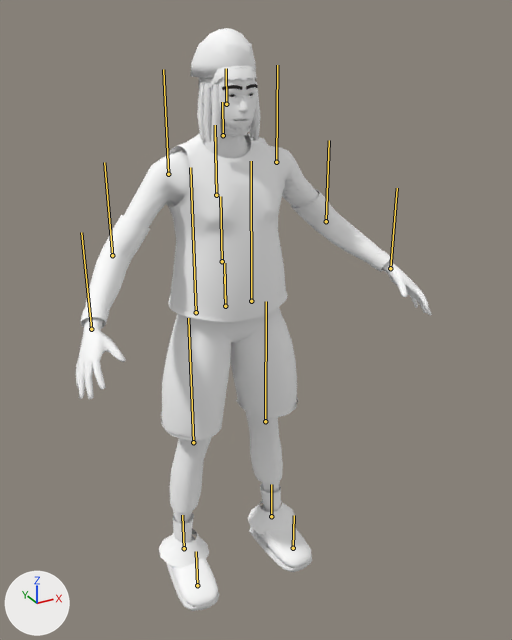
Before and after pictures for a commit that changed the glTF model hoopsim/spatial/assets/player_light.glb.
Rendered twice from a 50 mm lens placed at (-3.42, -6.98, 6.91), pointed at (0.55, 0.23, 3.31). The lights are fixed; the arrows at lower left show +X, +Y and +Z. The first picture is the older version. The bones that bend it are drawn over the model as lines.

Objects in the first picture: 'Body'.
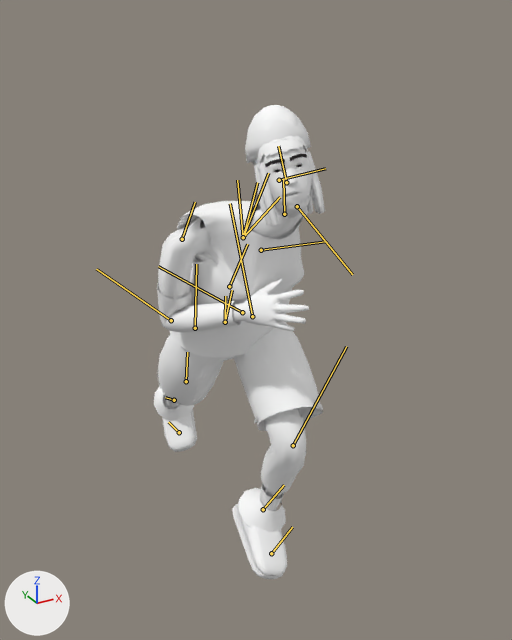
The newer file adds an action. The first version stands in its rest pose; the second is drawn at frame 0 of the action 'burst'.

The change in detail:
Bone 'Hips' (bone_hips) moves from (0.0, 0.0, 0.0) to (0.0, -0.22, -0.02).
Bone 'Hips' (bone_hips) turns from (0, 0, 0) to (10, -6, 2) degrees about its own x, y and z.
Bone 'LeftUpLeg' (bone_leftupleg) turns from (0, 0, 0) to (-60, -6, -6) degrees about its own x, y and z.
Bone 'LeftLeg' (bone_leftleg) turns from (0, 0, 0) to (75, 5, 3) degrees about its own x, y and z.
Bone 'LeftFoot' (bone_leftfoot) turns from (0, 0, 0) to (-3, -3, -14) degrees about its own x, y and z.
Bone 'LeftToeBase' (bone_lefttoebase) turns from (0, 0, 0) to (-4, -8, 0) degrees about its own x, y and z.
Bone 'RightUpLeg' (bone_rightupleg) turns from (0, 0, 0) to (32, -6, 8) degrees about its own x, y and z.
Bone 'RightLeg' (bone_rightleg) turns from (0, 0, 0) to (5, 0, 1) degrees about its own x, y and z.
Bone 'RightFoot' (bone_rightfoot) turns from (0, 0, 0) to (3, -6, 14) degrees about its own x, y and z.
Bone 'RightToeBase' (bone_righttoebase) turns from (0, 0, 0) to (-17, 13, -2) degrees about its own x, y and z.
Bone 'LowerBack' (bone_lowerback) turns from (0, 0, 0) to (14, 5, -1) degrees about its own x, y and z.
Bone 'Spine' (bone_spine) turns from (0, 0, 0) to (10, 6, -1) degrees about its own x, y and z.
Bone 'Spine1' (bone_spine1) turns from (0, 0, 0) to (-6, 4, 1) degrees about its own x, y and z.
Bone 'Neck' (bone_neck) turns from (0, 0, 0) to (15, -11, -18) degrees about its own x, y and z.
Bone 'Neck1' (bone_neck1) turns from (0, 0, 0) to (-41, -5, 26) degrees about its own x, y and z.
Bone 'Head' (bone_head) turns from (0, 0, 0) to (-14, -6, 10) degrees about its own x, y and z.
Bone 'LeftShoulder' (bone_leftshoulder) turns from (0, 0, 0) to (-9, 19, -20) degrees about its own x, y and z.
Bone 'LeftArm' (bone_leftarm) turns from (0, 0, 0) to (109, -10, -25) degrees about its own x, y and z.
Bone 'LeftForeArm' (bone_leftforearm) turns from (0, 0, 0) to (-34, 4, 40) degrees about its own x, y and z.
Bone 'LeftHand' (bone_lefthand) turns from (0, 0, 0) to (-18, 18, -25) degrees about its own x, y and z.
Bone 'RightShoulder' (bone_rightshoulder) turns from (0, 0, 0) to (-10, -20, 15) degrees about its own x, y and z.
Bone 'RightArm' (bone_rightarm) turns from (0, 0, 0) to (70, 57, 57) degrees about its own x, y and z.
Bone 'RightForeArm' (bone_rightforearm) turns from (0, 0, 0) to (-63, -8, -57) degrees about its own x, y and z.
Bone 'RightHand' (bone_righthand) turns from (0, 0, 0) to (-6, -11, 7) degrees about its own x, y and z.

Pixel boxes [x1, y1, x2, y2] of what changed, in the pictures (512 x 640 px):
'Body', posed (52% narrower, 19% shorter)
    before: [76, 28, 432, 611]
    after: [154, 105, 325, 579]
bone 'Hips', root to tip
    before: (225, 306) to (224, 276)
    after: (225, 322) to (225, 296)
bone 'LeftUpLeg', root to tip
    before: (251, 301) to (251, 161)
    after: (252, 316) to (230, 203)
bone 'LeftLeg', root to tip
    before: (265, 421) to (266, 301)
    after: (293, 445) to (346, 346)
bone 'LeftFoot', root to tip
    before: (271, 516) to (271, 484)
    after: (263, 509) to (284, 485)
bone 'LeftToeBase', root to tip
    before: (293, 548) to (294, 515)
    after: (271, 553) to (292, 527)
bone 'RightUpLeg', root to tip
    before: (196, 312) to (190, 167)
    after: (195, 328) to (196, 264)
bone 'RightLeg', root to tip
    before: (193, 442) to (188, 318)
    after: (186, 381) to (187, 352)
bone 'RightFoot', root to tip
    before: (184, 548) to (182, 515)
    after: (174, 400) to (165, 397)
bone 'RightToeBase', root to tip
    before: (197, 585) to (196, 551)
    after: (179, 432) to (168, 422)
bone 'LowerBack', root to tip
    before: (225, 306) to (224, 263)
    after: (225, 322) to (232, 290)
bone 'Spine', root to tip
    before: (222, 261) to (220, 196)
    after: (229, 286) to (247, 244)
bone 'Spine1', root to tip
    before: (216, 195) to (215, 126)
    after: (243, 237) to (257, 182)
bone 'Neck', root to tip
    before: (216, 195) to (215, 130)
    after: (243, 237) to (280, 197)
bone 'Neck1', root to tip
    before: (223, 135) to (222, 102)
    after: (284, 214) to (283, 179)
bone 'Head', root to tip
    before: (226, 104) to (226, 68)
    after: (286, 182) to (278, 146)
bone 'LeftShoulder', root to tip
    before: (216, 195) to (215, 125)
    after: (243, 237) to (268, 173)
bone 'LeftArm', root to tip
    before: (276, 162) to (277, 65)
    after: (297, 206) to (352, 274)
bone 'LeftForeArm', root to tip
    before: (326, 221) to (329, 140)
    after: (279, 180) to (325, 168)
bone 'LeftHand', root to tip
    before: (390, 268) to (397, 188)
    after: (261, 250) to (326, 241)
bone 'RightShoulder', root to tip
    before: (216, 195) to (215, 125)
    after: (243, 237) to (237, 180)
bone 'RightArm', root to tip
    before: (168, 174) to (163, 69)
    after: (182, 239) to (195, 202)
bone 'RightForeArm', root to tip
    before: (112, 255) to (104, 162)
    after: (171, 320) to (96, 269)
bone 'RightHand', root to tip
    before: (91, 329) to (81, 232)
    after: (242, 312) to (158, 266)
